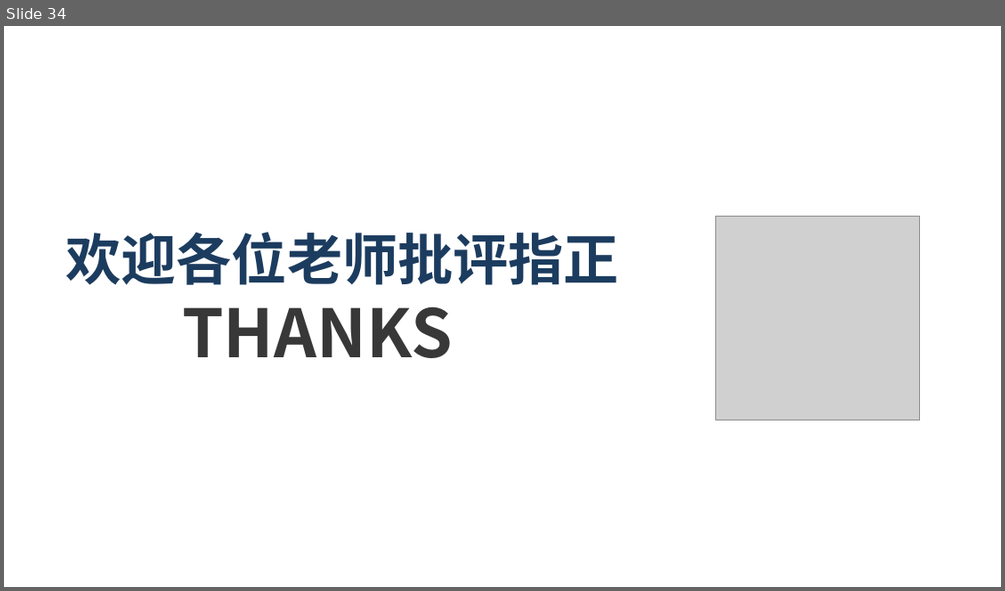
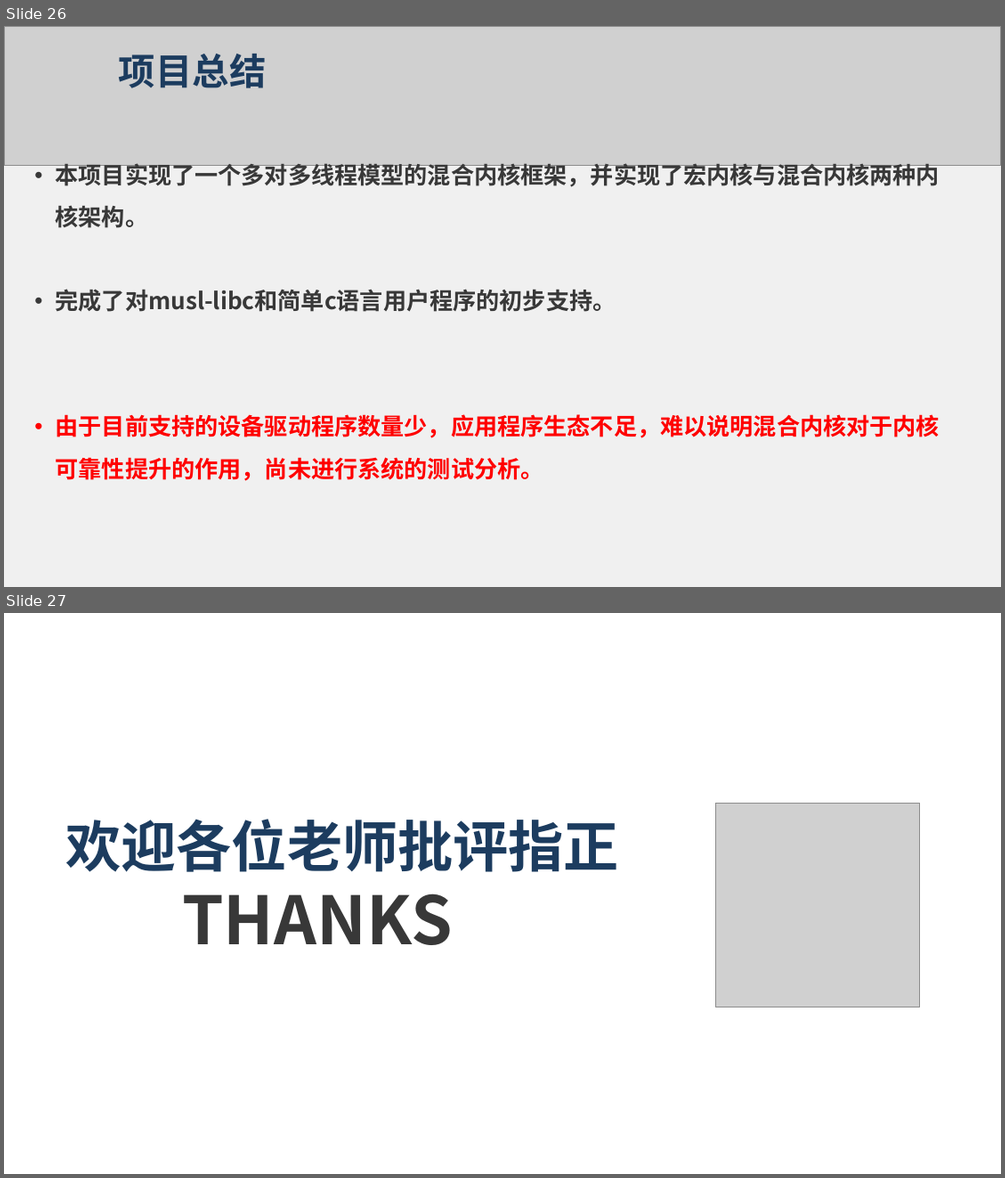
Before and after one commit to flying-rind/mini-Rust-os, a slide deck: tutorial/一种基于Rust语言的操作系统内核服务可靠性增强设计与实现.pptx. Shown one above the other, each under a label of ours: slide 34 before the commit, slides 26 and 27 after it. The pictures are 1005x591 and 1005x1178 pixels, drawn with LibreOffice and Linux fonts; fonts in the diff are those of the drawing; grey boxes stand for pictures; background and template pictures are left out. Boxes give left, top, right and bottom in pixels: in the first picture for what was removed or moved away, otherwise in the second. Text is boxed around its words. In the diff, an @@ line names an element or a change of style, - is before the commit and + after.

```diff
--- a/tutorial/一种基于Rust语言的操作系统内核服务可靠性增强设计与实现.pptx
+++ b/tutorial/一种基于Rust语言的操作系统内核服务可靠性增强设计与实现.pptx
@@ slide 26 added at (4, 26, 1001, 587), background #F0F0F0 @@
@@ picture added at (4, 26, 1001, 166) @@
@@ text added at (119, 54, 267, 88), 26.6 pt, text #1C3C5F, bold @@
+项目总结
@@ text added at (56, 163, 939, 481), 16.8 pt, text #383838, bold @@
+• 本项目实现了一个多对多线程模型的混合内核框架，并实现了宏内核与混合内核两种内核架构。
+• 完成了对musl-libc和简单c语言用户程序的初步支持。
+• 由于目前支持的设备驱动程序数量少，应用程序生态不足，难以说明混合内核对于内核可靠性提升的作用，尚未进行系统的测试分析。
@@ what was slide 34 is now slide 27 @@
```
Also in this commit, not shown: 19 slides changed, 3 other slides added, 11 slides removed, 1 other file.
